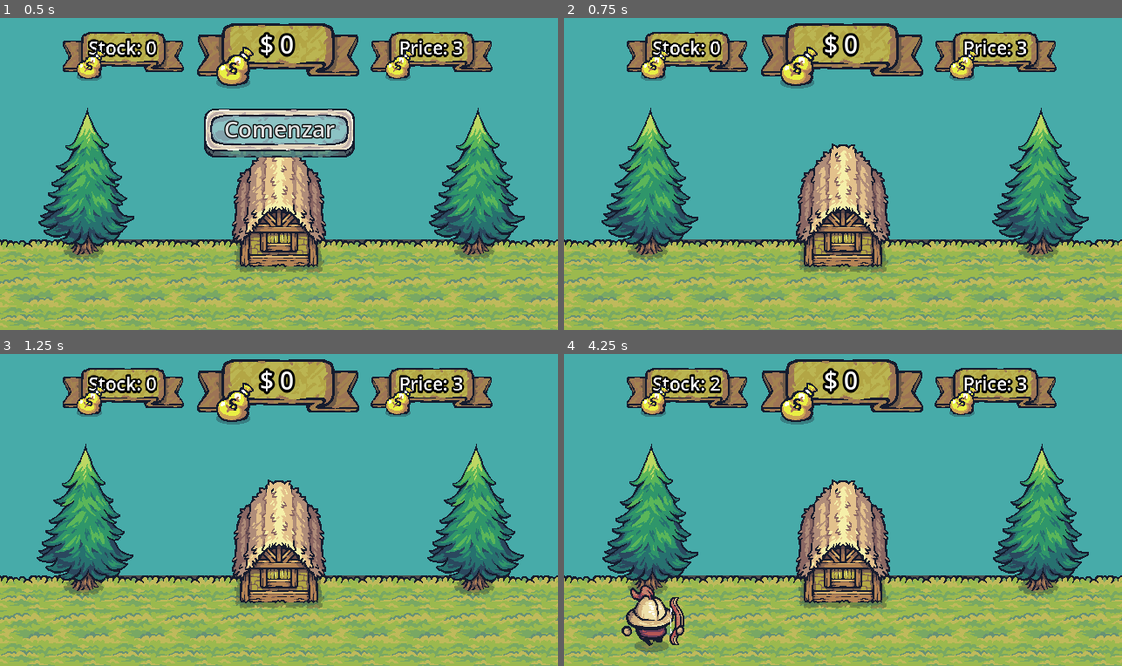
Above: before the commit, frames 1-4 (two rows, left to right).
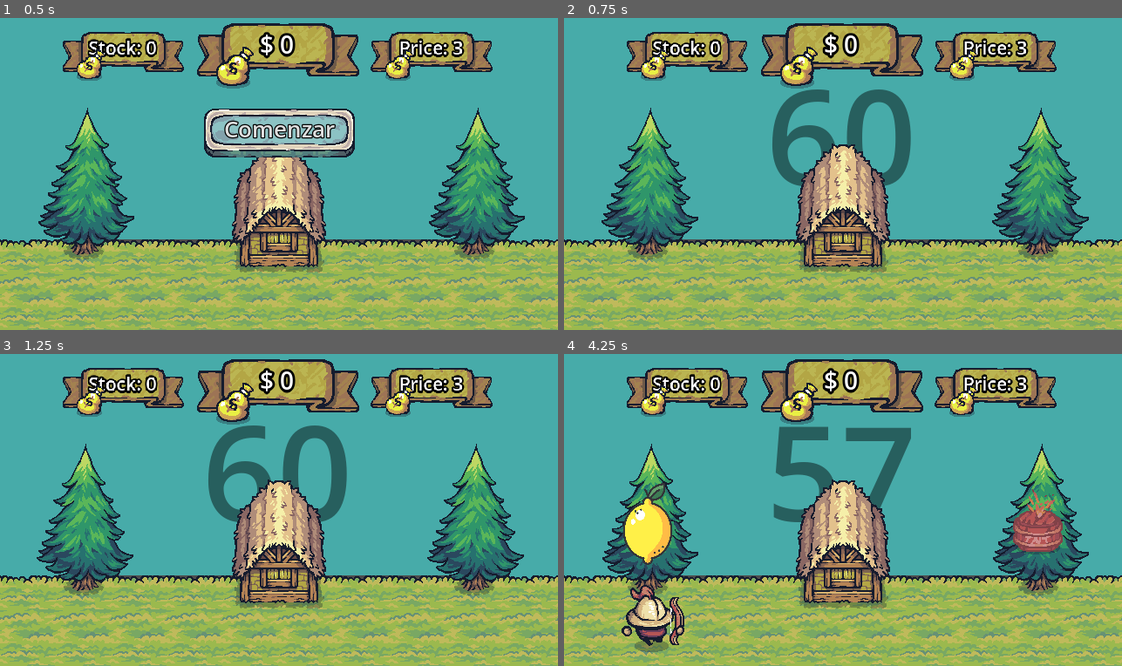
Above: after the commit, the same moments.

Repository: bluuweb/godot-4-firebase-lemonade-game
Game: Godot game, scene res://scenes/world.tscn
Same seed, same stepped clock (60 frames per second), same inputs: the game is played once before the commit and once after it.
Inputs (mouse positions are in pixels of both pictures, inside the frame that each line leads up to):
- Up to frame 1 (0.5 s): no input
- Up to frame 2 (0.75 s): click "Comenzar" at 0.5 s
- Up to frame 3 (1.25 s): no input
- Up to frame 4 (4.25 s): move the mouse to (647, 531) at 1.27 s; click (647, 531) at 1.42 s; tap Enter at 2 s; move the mouse to (1038, 531) at 2.02 s; click (1038, 531) at 2.17 s; move the mouse to (898, 441) at 2.77 s; click (898, 441) at 2.92 s; move the mouse to (815, 572) at 3.52 s; click (815, 572) at 3.67 s

Frame 1 is identical in both runs. In frame 2, 2.8% of the frame differs, in the area x 37-63%, y 22-54%; in frame 3, 2.8%; in frame 4, 5.1%, in the area x 10-90%, y 6-68%.

Commit message:
Agregar nuevos archivos de arte y recursos para el juego de limonada

Diff:
--- a/scenes/cart.tscn
+++ b/scenes/cart.tscn
@@ -22,6 +22,7 @@
 size = Vector2(17, 104)
 
 [node name="Cart" type="Area2D"]
+z_index = 1
 script = ExtResource("1_f2j5h")
 
 [node name="AnimatedSprite2D" type="AnimatedSprite2D" parent="."]
--- a/scenes/person.tscn
+++ b/scenes/person.tscn
@@ -1,9 +1,10 @@
-[gd_scene load_steps=45 format=3 uid="uid://drmawhbl7ukue"]
+[gd_scene load_steps=55 format=3 uid="uid://drmawhbl7ukue"]
 
 [ext_resource type="Script" path="res://scripts/person.gd" id="1_a4mro"]
 [ext_resource type="Texture2D" uid="uid://hvsokgt4a2kt" path="res://art/Factions/Knights/Troops/Warrior/Blue/Warrior_Blue.png" id="2_nfrgb"]
 [ext_resource type="Texture2D" uid="uid://ccehlb6mg7jtm" path="res://art/Factions/Goblins/Troops/Torch/Blue/Torch_Blue.png" id="2_vyaey"]
 [ext_resource type="Texture2D" uid="uid://dsk6u5l5fbbhg" path="res://art/Factions/Knights/Troops/Archer/Red/Archer_Red.png" id="4_hiwgy"]
+[ext_resource type="Texture2D" uid="uid://brtstqsiyfw24" path="res://art/Effects/Explosion/Explosions.png" id="5_uu2af"]
 
 [sub_resource type="AtlasTexture" id="AtlasTexture_gvtcj"]
 atlas = ExtResource("2_nfrgb")
@@ -80,6 +81,42 @@
 [sub_resource type="AtlasTexture" id="AtlasTexture_gh5b5"]
 atlas = ExtResource("4_hiwgy")
 region = Rect2(960, 0, 192, 192)
+
+[sub_resource type="AtlasTexture" id="AtlasTexture_tevds"]
+atlas = ExtResource("5_uu2af")
+region = Rect2(0, 0, 192, 192)
+
+[sub_resource type="AtlasTexture" id="AtlasTexture_jmet8"]
+atlas = ExtResource("5_uu2af")
+region = Rect2(192, 0, 192, 192)
+
+[sub_resource type="AtlasTexture" id="AtlasTexture_xqrv7"]
+atlas = ExtResource("5_uu2af")
+region = Rect2(384, 0, 192, 192)
+
+[sub_resource type="AtlasTexture" id="AtlasTexture_ev3hn"]
+atlas = ExtResource("5_uu2af")
+region = Rect2(576, 0, 192, 192)
+
+[sub_resource type="AtlasTexture" id="AtlasTexture_jdwio"]
+atlas = ExtResource("5_uu2af")
+region = Rect2(768, 0, 192, 192)
+
+[sub_resource type="AtlasTexture" id="AtlasTexture_md23b"]
+atlas = ExtResource("5_uu2af")
+region = Rect2(960, 0, 192, 192)
+
+[sub_resource type="AtlasTexture" id="AtlasTexture_bn8lt"]
+atlas = ExtResource("5_uu2af")
+region = Rect2(1152, 0, 192, 192)
+
+[sub_resource type="AtlasTexture" id="AtlasTexture_f7bav"]
+atlas = ExtResource("5_uu2af")
+region = Rect2(1344, 0, 192, 192)
+
+[sub_resource type="AtlasTexture" id="AtlasTexture_30ulx"]
+atlas = ExtResource("5_uu2af")
+region = Rect2(1536, 0, 192, 192)
 
 [sub_resource type="AtlasTexture" id="AtlasTexture_nebr1"]
 atlas = ExtResource("2_nfrgb")
@@ -225,6 +262,38 @@
 }],
 "loop": true,
 "name": &"idle_red_archer",
+"speed": 10.0
+}, {
+"frames": [{
+"duration": 1.0,
+"texture": SubResource("AtlasTexture_tevds")
+}, {
+"duration": 1.0,
+"texture": SubResource("AtlasTexture_jmet8")
+}, {
+"duration": 1.0,
+"texture": SubResource("AtlasTexture_xqrv7")
+}, {
+"duration": 1.0,
+"texture": SubResource("AtlasTexture_ev3hn")
+}, {
+"duration": 1.0,
+"texture": SubResource("AtlasTexture_jdwio")
+}, {
+"duration": 1.0,
+"texture": SubResource("AtlasTexture_md23b")
+}, {
+"duration": 1.0,
+"texture": SubResource("AtlasTexture_bn8lt")
+}, {
+"duration": 1.0,
+"texture": SubResource("AtlasTexture_f7bav")
+}, {
+"duration": 1.0,
+"texture": SubResource("AtlasTexture_30ulx")
+}],
+"loop": false,
+"name": &"tnt",
 "speed": 10.0
 }, {
 "frames": [{
@@ -309,8 +378,10 @@
 
 [node name="AnimatedSprite2D" type="AnimatedSprite2D" parent="."]
 sprite_frames = SubResource("SpriteFrames_87yqb")
-animation = &"walk_red_archer"
+animation = &"tnt"
 autoplay = "walk_green_gobling"
+frame = 8
+frame_progress = 1.0
 
 [node name="CollisionShape2D" type="CollisionShape2D" parent="."]
 position = Vector2(20, 20)
@@ -337,6 +408,7 @@
 
 [connection signal="area_entered" from="." to="." method="_on_area_entered"]
 [connection signal="area_exited" from="." to="." method="_on_area_exited"]
+[connection signal="animation_finished" from="AnimatedSprite2D" to="." method="_on_animated_sprite_2d_animation_finished"]
 [connection signal="timeout" from="Timer" to="." method="_on_timer_timeout"]
 [connection signal="area_entered" from="Area2DBack" to="." method="_on_area_2d_back_area_entered"]
 [connection signal="area_exited" from="Area2DBack" to="." method="_on_area_2d_back_area_exited"]
--- a/scenes/tree.tscn
+++ b/scenes/tree.tscn
@@ -1,8 +1,10 @@
-[gd_scene load_steps=10 format=3 uid="uid://dlfp7off5bva8"]
+[gd_scene load_steps=25 format=3 uid="uid://dlfp7off5bva8"]
 
 [ext_resource type="Script" path="res://scripts/tree.gd" id="1_6i5lk"]
 [ext_resource type="Texture2D" uid="uid://caywq7hdtq6o2" path="res://art/Resources/Trees/Tree.png" id="1_m0mbn"]
 [ext_resource type="Texture2D" uid="uid://dlobqt2csfyk0" path="res://art/Lemons/lemon.png" id="2_owkuy"]
+[ext_resource type="Texture2D" uid="uid://qgqxdfwhsf1" path="res://art/Factions/Goblins/Troops/Barrel/Red/Barrel_Red.png" id="4_i8lxr"]
+[ext_resource type="Texture2D" uid="uid://brtstqsiyfw24" path="res://art/Effects/Explosion/Explosions.png" id="4_s7whv"]
 
 [sub_resource type="AtlasTexture" id="AtlasTexture_gl85f"]
 atlas = ExtResource("1_m0mbn")
@@ -40,6 +42,103 @@
 "speed": 2.0
 }]
 
+[sub_resource type="AtlasTexture" id="AtlasTexture_v66os"]
+atlas = ExtResource("4_s7whv")
+region = Rect2(0, 0, 192, 192)
+
+[sub_resource type="AtlasTexture" id="AtlasTexture_ff57y"]
+atlas = ExtResource("4_s7whv")
+region = Rect2(192, 0, 192, 192)
+
+[sub_resource type="AtlasTexture" id="AtlasTexture_bmu7p"]
+atlas = ExtResource("4_s7whv")
+region = Rect2(384, 0, 192, 192)
+
+[sub_resource type="AtlasTexture" id="AtlasTexture_etiwp"]
+atlas = ExtResource("4_s7whv")
+region = Rect2(576, 0, 192, 192)
+
+[sub_resource type="AtlasTexture" id="AtlasTexture_j58rx"]
+atlas = ExtResource("4_s7whv")
+region = Rect2(768, 0, 192, 192)
+
+[sub_resource type="AtlasTexture" id="AtlasTexture_pqnnx"]
+atlas = ExtResource("4_s7whv")
+region = Rect2(960, 0, 192, 192)
+
+[sub_resource type="AtlasTexture" id="AtlasTexture_dudlc"]
+atlas = ExtResource("4_s7whv")
+region = Rect2(1152, 0, 192, 192)
+
+[sub_resource type="AtlasTexture" id="AtlasTexture_0xami"]
+atlas = ExtResource("4_s7whv")
+region = Rect2(1344, 0, 192, 192)
+
+[sub_resource type="AtlasTexture" id="AtlasTexture_nmn31"]
+atlas = ExtResource("4_s7whv")
+region = Rect2(1536, 0, 192, 192)
+
+[sub_resource type="AtlasTexture" id="AtlasTexture_wbabt"]
+atlas = ExtResource("4_i8lxr")
+region = Rect2(0, 640, 128, 128)
+
+[sub_resource type="AtlasTexture" id="AtlasTexture_xvs2l"]
+atlas = ExtResource("4_i8lxr")
+region = Rect2(128, 640, 128, 128)
+
+[sub_resource type="AtlasTexture" id="AtlasTexture_ampp3"]
+atlas = ExtResource("4_i8lxr")
+region = Rect2(256, 640, 128, 128)
+
+[sub_resource type="SpriteFrames" id="SpriteFrames_x3rf1"]
+animations = [{
+"frames": [{
+"duration": 1.0,
+"texture": SubResource("AtlasTexture_v66os")
+}, {
+"duration": 1.0,
+"texture": SubResource("AtlasTexture_ff57y")
+}, {
+"duration": 1.0,
+"texture": SubResource("AtlasTexture_bmu7p")
+}, {
+"duration": 1.0,
+"texture": SubResource("AtlasTexture_etiwp")
+}, {
+"duration": 1.0,
+"texture": SubResource("AtlasTexture_j58rx")
+}, {
+"duration": 1.0,
+"texture": SubResource("AtlasTexture_pqnnx")
+}, {
+"duration": 1.0,
+"texture": SubResource("AtlasTexture_dudlc")
+}, {
+"duration": 1.0,
+"texture": SubResource("AtlasTexture_0xami")
+}, {
+"duration": 1.0,
+"texture": SubResource("AtlasTexture_nmn31")
+}],
+"loop": false,
+"name": &"explotion",
+"speed": 10.0
+}, {
+"frames": [{
+"duration": 1.0,
+"texture": SubResource("AtlasTexture_wbabt")
+}, {
+"duration": 1.0,
+"texture": SubResource("AtlasTexture_xvs2l")
+}, {
+"duration": 1.0,
+"texture": SubResource("AtlasTexture_ampp3")
+}],
+"loop": true,
+"name": &"tnt",
+"speed": 10.0
+}]
+
 [sub_resource type="CapsuleShape2D" id="CapsuleShape2D_xtahb"]
 radius = 32.0
 height = 80.0
@@ -56,6 +155,9 @@
 [node name="TimerSpawLemon" type="Timer" parent="."]
 wait_time = 3.0
 
+[node name="TimerExplotion" type="Timer" parent="."]
+one_shot = true
+
 [node name="Area2D" type="Area2D" parent="."]
 
 [node name="Lemon" type="Sprite2D" parent="Area2D"]
@@ -63,9 +165,18 @@
 scale = Vector2(0.2, 0.2)
 texture = ExtResource("2_owkuy")
 
+[node name="AnimatedTNT" type="AnimatedSprite2D" parent="Area2D"]
+sprite_frames = SubResource("SpriteFrames_x3rf1")
+animation = &"explotion"
+autoplay = "tnt"
+frame = 8
+frame_progress = 1.0
+
 [node name="CollisionShape2D" type="CollisionShape2D" parent="Area2D"]
 position = Vector2(0, 8)
 shape = SubResource("CapsuleShape2D_xtahb")
 
 [connection signal="timeout" from="TimerSpawLemon" to="." method="_on_timer_spaw_lemon_timeout"]
+[connection signal="timeout" from="TimerExplotion" to="." method="_on_timer_explotion_timeout"]
 [connection signal="input_event" from="Area2D" to="." method="_on_area_2d_input_event"]
+[connection signal="animation_finished" from="Area2D/AnimatedTNT" to="." method="_on_animated_tnt_animation_finished"]
--- a/scenes/world.tscn
+++ b/scenes/world.tscn
@@ -83,6 +83,22 @@
 
 [node name="UI" parent="." instance=ExtResource("2_ftrd2")]
 
+[node name="TimeLevel" type="Node" parent="."]
+
+[node name="LevelTimeOut" type="Label" parent="TimeLevel"]
+visible = false
+offset_left = 232.0
+offset_top = 32.0
+offset_right = 404.0
+offset_bottom = 239.0
+theme_override_colors/font_color = Color(0, 0, 0, 0.443137)
+theme_override_font_sizes/font_size = 151
+text = "60"
+horizontal_alignment = 1
+vertical_alignment = 1
+
+[node name="TimerLevel" type="Timer" parent="TimeLevel"]
+
 [node name="MapLayout" type="Node" parent="."]
 
 [node name="Tree1" parent="MapLayout" instance=ExtResource("5_gaboh")]
@@ -104,4 +120,5 @@
 visible = false
 curve = SubResource("Curve2D_vw6hd")
 
+[connection signal="timeout" from="TimeLevel/TimerLevel" to="." method="_on_timer_level_timeout"]
 [connection signal="request_completed" from="HTTPRequest" to="." method="_on_http_request_request_completed"]
--- a/scripts/cart.gd
+++ b/scripts/cart.gd
@@ -1,9 +1,26 @@
 class_name Cart
 extends Area2D
+
+# Guardar al personaje que espera (cuando no hay stock)
+var person : Person = null
+
+func _ready() -> void:
+	Global.update_stock_signal.connect(stock_available)
+
+func stock_available():
+	if person:
+		_on_area_entered(person)
+		person = null
 
 # Aquí se detecta la compra
 func _on_area_entered(area: Area2D) -> void:
 	if area is Person:
+		# Si no existe stock, no puedo seguir caminando
+		if Global.stock <= 0:
+			print("No tiene stock")
+			person = area
+			return
+
 		if area.money >= Global.price:
 			area.wait_and_walk("normal", 1.5)
 		else:
--- a/scripts/global.gd
+++ b/scripts/global.gd
@@ -3,6 +3,8 @@
 var price := 3
 var profit := 0
 var stock := 0
+var time_game := 60
+var bonus_time := 10
 
 var http_request_get = HTTPRequest.new()
 var http_request_put = HTTPRequest.new()
@@ -29,6 +31,7 @@
 	if(stock > 0):
 		stock -= 1
 		profit += price
+		time_game += bonus_time
 		# send_data()
 func update_stock(value: int):
 	print("update_stock global", value)
--- a/scripts/person.gd
+++ b/scripts/person.gd
@@ -10,6 +10,8 @@
 var flagBackPerson := false
 var flagFrontPerson := false
 var flagCart := false
+
+var flagPersonDied := false
 
 var is_in_cart := false
 
@@ -25,7 +27,8 @@
 const REACTION = {
 	"WAIT": "⌛",
 	"NORMAL": "😄",
-	"NO_MONEY": "😵"
+	"NO_MONEY": "😵",
+	"DIED": "💀"
 }
 
 func _ready() -> void:
@@ -44,35 +47,35 @@
 	money = randf_range(min_money, max_money)
 
 func stop_walk(area: Area2D):
+	if flagPersonDied: return
 	area.timer.stop()
 	area.animated_sprite.play("idle_" + area.selected_design) # Usa el diseño seleccionado
 
 func start_walk(area: Area2D):
+	if flagPersonDied: return
 	area.timer.start()
 	area.animated_sprite.play("walk_" + area.selected_design)
 
-func wait_and_walk(reason: String, time = 0):
-	emoji.text = REACTION.WAIT
+func emoji_show(reaction: String):
+	emoji.text = reaction
 	emoji.show()
 
+func wait_and_walk(reason: String, time = 0):
+	emoji_show(REACTION.WAIT)
+
 	is_in_cart = true
+
 	await get_tree().create_timer(time).timeout
 
 	if reason == "normal":
-		# Todo Colocar emoji de espera
-		emoji.text = REACTION.NORMAL
-		emoji.show()
+		emoji_show(REACTION.NORMAL)
 		Global.sell.emit()
 
 	if reason == "no_money":
-		# TODO Colocar emoji sin dinero
-		emoji.text = REACTION.NO_MONEY
-		emoji.show()
+		emoji_show(REACTION.NO_MONEY)
 
 	start_walk(self)
 	is_in_cart = false
-
-	# Colocar emoji de reacción, si le gustó o no le gustó la limonada (propina)
 
 # Detectar el carrito de ventas y parar
 func _on_area_entered(area: Area2D) -> void:
@@ -94,3 +97,20 @@
 	if path_follow_2d.progress_ratio >= 1:
 		path_follow_2d.queue_free()
 		queue_free()
+
+func person_explotion():
+	# Desactivar colisiones
+	$CollisionShape2D.disabled = true
+	$Area2DBack/CollisionShape2D.disabled = true
+
+	flagPersonDied = true
+	timer.stop()
+	emoji_show(REACTION.DIED)
+	animated_sprite.play("tnt")
+
+# Cuando termina la animación de explosión
+func _on_animated_sprite_2d_animation_finished() -> void:
+	if flagPersonDied:
+		queue_free()
+	if animated_sprite.animation == "tnt":
+		queue_free()
--- a/scripts/tree.gd
+++ b/scripts/tree.gd
@@ -2,34 +2,89 @@
 
 @onready var timer_spaw_lemon: Timer = $TimerSpawLemon
 @onready var lemon: Sprite2D = $Area2D/Lemon
+@onready var animated_tnt: AnimatedSprite2D = $Area2D/AnimatedTNT
+@onready var timer_explotion: Timer = $TimerExplotion
 
 var timeLemon = 3
-var lemon_active = false
+var item_is_active = false
+var second_active_tnt = 3 # tiempo para desactivar la bomba sino explota
+var item_active
 
 func _ready() -> void:
 	# Me conecto a la señal de game start
 	$"../../UI".connect("game_start", game_start)
 
 	lemon.hide()
+	animated_tnt.hide()
+	# Desactivar collisionShape
+	$Area2D/CollisionShape2D.disabled = true
+
+	timer_explotion.wait_time = second_active_tnt
 
 func game_start():
 	timer_spaw_lemon.wait_time = timeLemon
 	timer_spaw_lemon.start()
 
-# Temporizador para que aparezcan los limones
+# Temporizador para que aparezcan los limones y tnt
 func _on_timer_spaw_lemon_timeout() -> void:
-	if !lemon_active:
-		lemon.show()
-		lemon_active = true
+	if !item_is_active:
+		item_active = randi_range(1, 2)
+		if item_active == 1:
+			lemon.show()
+		if item_active == 2:
+			animated_tnt.show()
+			animated_tnt.play("tnt")
+			# TODO: activar tiempo limite y sino explotar
+			timer_explotion.start()
+
+		item_is_active = true
 		timer_spaw_lemon.stop()
+		$Area2D/CollisionShape2D.disabled = false
+
+func bomb_explote():
+	item_is_active = false
+	timer_spaw_lemon.start()
+	$Area2D/CollisionShape2D.disabled = true
+	animated_tnt.play("explotion")
+	var person_nodes = $"../..".get_tree().get_nodes_in_group("people")
+	for person in person_nodes:
+		person.person_explotion() # Aquí explotan y queue_free
+
+	# TODO: Revisar por qué algunos siguen vivos al explotar
+	Global.update_stock(0)
+
+func bomb_disable():
+	Global.update_stock(0)
+	animated_tnt.hide()
+	item_is_active = false
+	timer_spaw_lemon.start()
+	$Area2D/CollisionShape2D.disabled = true
+	timer_explotion.stop()
 
 # Detectar clic
 func _on_area_2d_input_event(viewport: Node, event: InputEvent, shape_idx: int) -> void:
 	if event is InputEventMouseButton:
+		if event.button_index == MOUSE_BUTTON_RIGHT and event.pressed:
+			if item_active == 2:
+				bomb_disable()
+				return
+
+		# Cuando se hace click izquierdo
 		if event.button_index == MOUSE_BUTTON_LEFT and event.pressed:
-			lemon.hide()
-			lemon_active = false
-			timer_spaw_lemon.start()
-			Global.update_stock(1)
-			#Global.stock += 1
-			#print("Global.stock: " , Global.stock)
+			if item_active == 1:
+				item_is_active = false
+				timer_spaw_lemon.start()
+				$Area2D/CollisionShape2D.disabled = true
+				lemon.hide()
+				Global.update_stock(1)
+			else: # Aquí explota la bomba
+				bomb_explote()
+
+# Aquí cuando termina la animación de TNT
+func _on_animated_tnt_animation_finished() -> void:
+	if animated_tnt.animation == "explotion":
+		animated_tnt.hide()
+
+# Cuando terminé explota la bomba
+func _on_timer_explotion_timeout() -> void:
+	bomb_explote()
--- a/scripts/world.gd
+++ b/scripts/world.gd
@@ -9,18 +9,28 @@
 @onready var pathSelected: Path2D = path_2d
 @onready var ui: CanvasLayer = $UI
 
+@onready var label_level_time_out: Label = $TimeLevel/LevelTimeOut
+@onready var timer_level: Timer = $TimeLevel/TimerLevel
+
 var max_peoples := 10
 
 func _ready() -> void:
 	#game_start()
+	#label_level_time_out.hide()
 	ui.connect("game_start", game_start)
 	pass
 
 func game_start():
+	label_level_time_out.show()
+	timer_level.start()
 	generate_person()
 
 # Para testear
 var path1 := true
+
+# Personas en el grupo
+func people_active():
+	return get_tree().get_nodes_in_group("people")
 
 func generate_person():
 	var random_time = randf_range(1, 3)
@@ -32,11 +42,7 @@
 
 	pathSelected = paths_array[0]
 	await get_tree().create_timer(random_time).timeout
-
-	# Contar cuántas personas existen en el grupo
-	var people_count = get_tree().get_nodes_in_group("people").size()
-
-	if people_count < max_peoples:
+	if people_active().size() < max_peoples:
 		# Crear una nueva persona
 		var person = PERSON.instantiate()
 
@@ -53,3 +59,8 @@
 		person.add_to_group("people")
 
 	generate_person()
+
+# Temporizador del nivel
+func _on_timer_level_timeout() -> void:
+	Global.time_game -= 1
+	label_level_time_out.text = str(Global.time_game)
